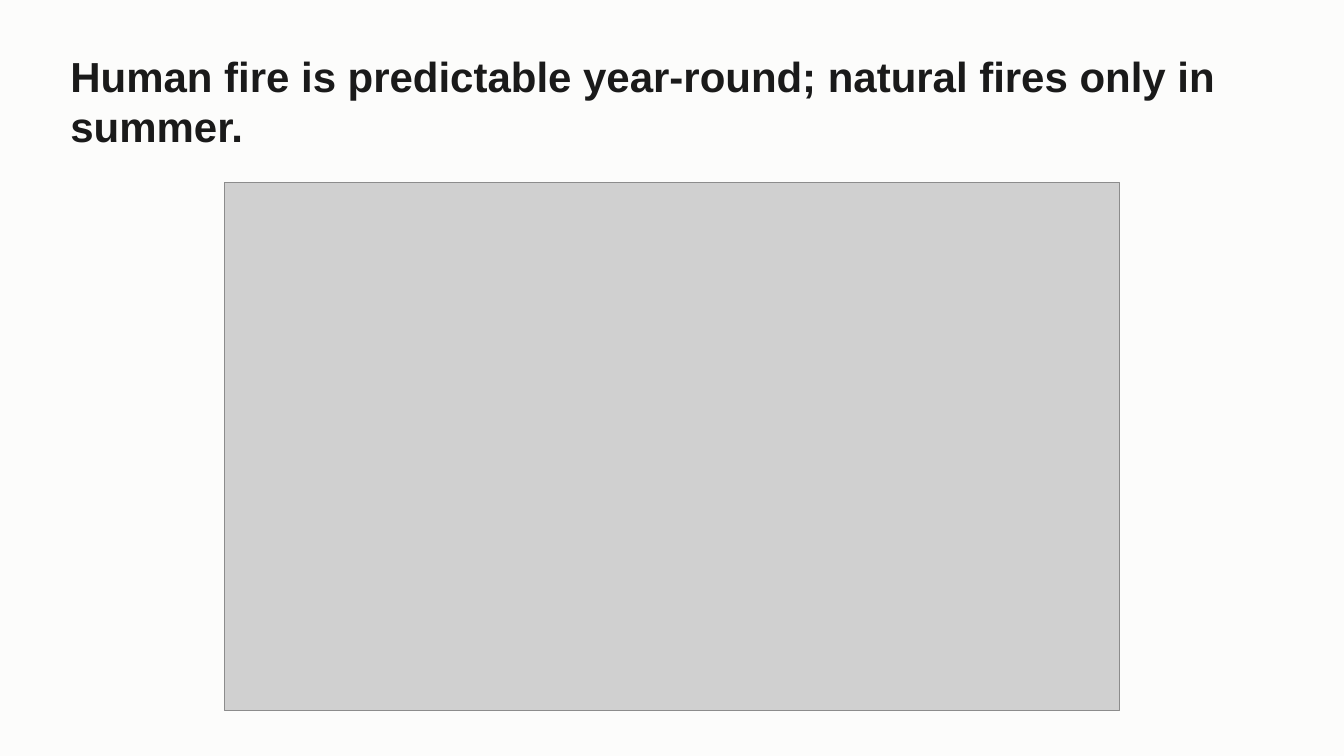
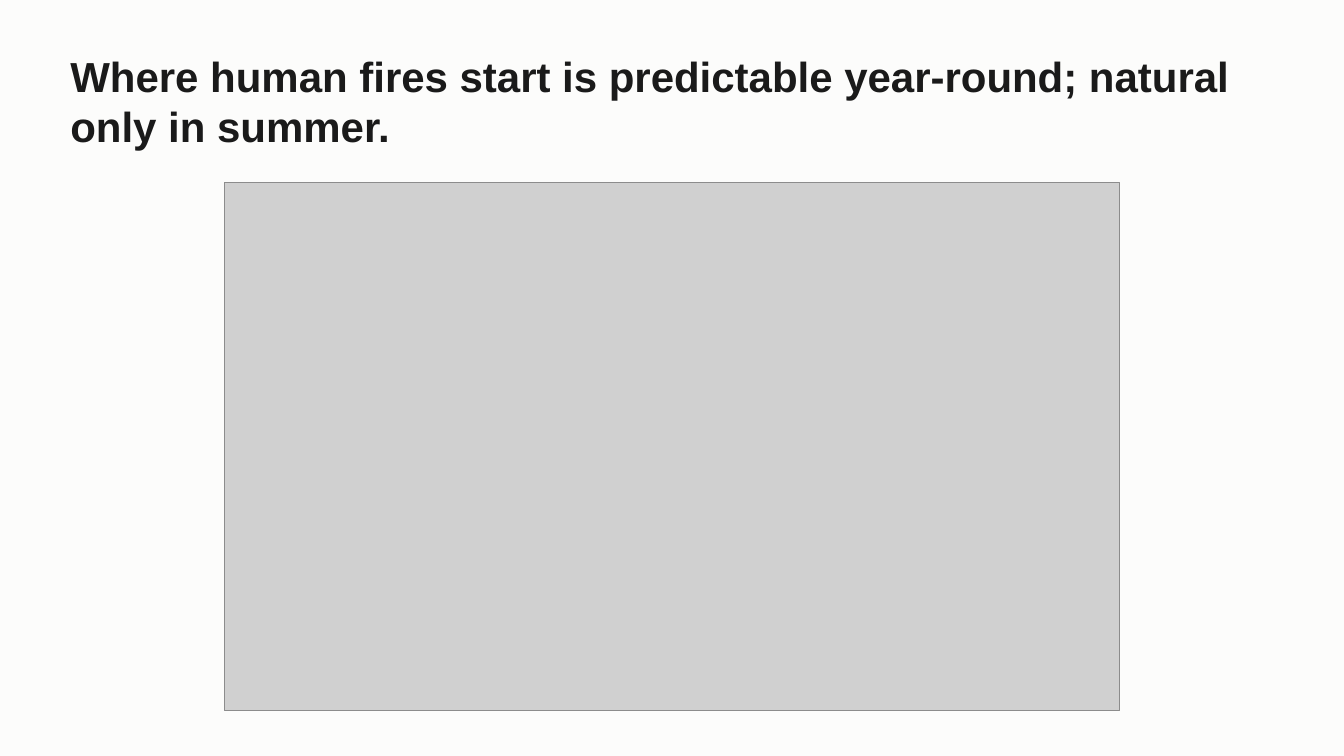
Before and after one commit to craig-rudman/MSDS696, a slide deck: slide 10 of coursework/W7/MSDS696_W7_Deck.pptx. Drawn at 1344x756 pixels with LibreOffice and Linux fonts; fonts in the diff are those of the drawing; grey boxes stand for pictures. Boxes give left, top, right and bottom in pixels: in the first picture for what was removed or moved away, otherwise in the second. Text is boxed around its words. In the diff, an @@ line names an element or a change of style, - is before the commit and + after.

```diff
--- a/coursework/W7/MSDS696_W7_Deck.pptx
+++ b/coursework/W7/MSDS696_W7_Deck.pptx
@@ text at <box>70,61,1229,151</box>: text changed @@
-Human fire is predictable year-round; natural fires only in summer.
+Where human fires start is predictable year-round; natural only in summer.
```
Also in this commit, not shown: 2 other files.
